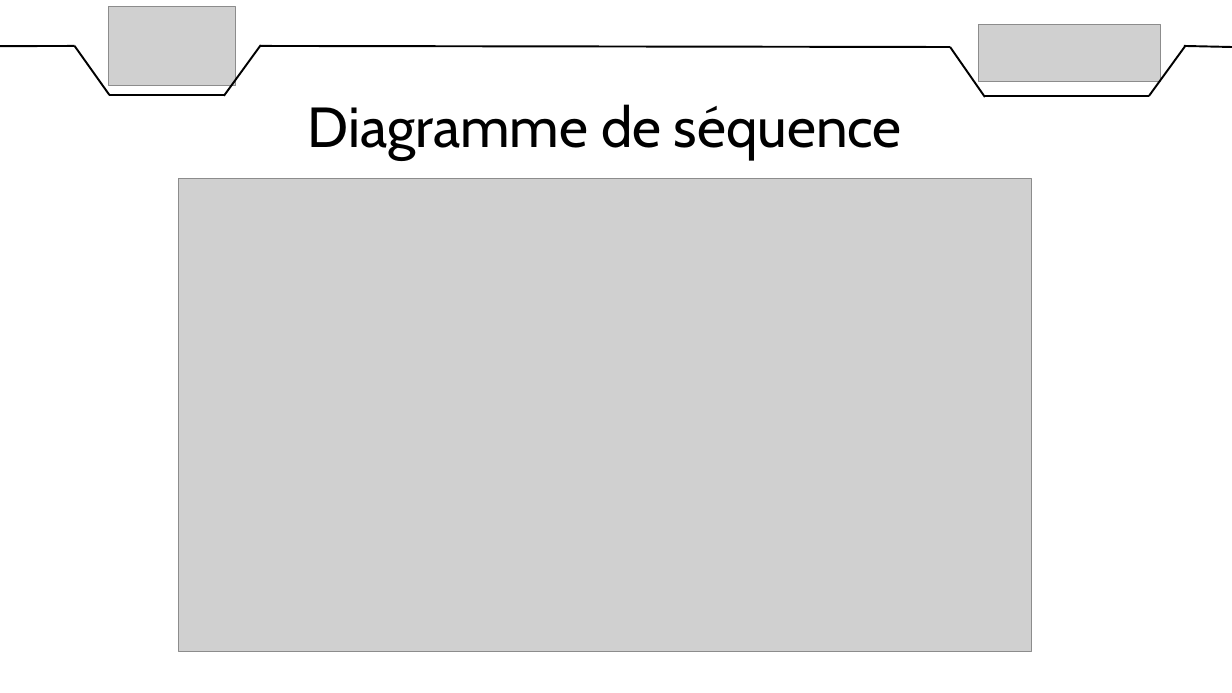
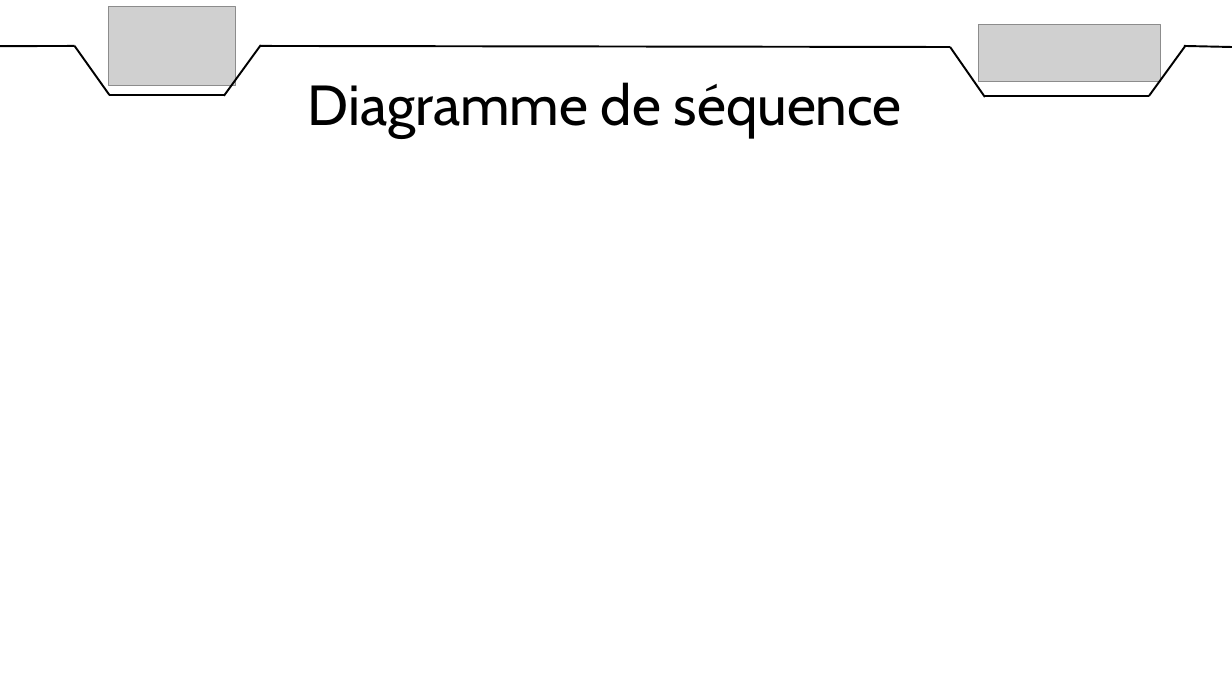
Before and after one commit to DylanChe/SupervisionSerre, a slide deck: slide 7 of oral_projet/revue_2/diaporama_revue_2_samuel.pptx (slide 6 before the commit). Drawn at 1232x693 pixels with LibreOffice and Linux fonts; fonts in the diff are those of the drawing; grey boxes stand for pictures. Boxes give left, top, right and bottom in pixels: in the first picture for what was removed or moved away, otherwise in the second. Text is boxed around its words. In the diff, an @@ line names an element or a change of style, - is before the commit and + after.

Commit message:
Maj diagrammes

```diff
--- a/oral_projet/revue_2/diaporama_revue_2_samuel.pptx
+++ b/oral_projet/revue_2/diaporama_revue_2_samuel.pptx
@@ text "Diagramme de séquence": place and size @@
-text "Diagramme de séquence" at box(308, 104, 902, 160)
+text "Diagramme de séquence" at box(308, 82, 902, 138)
@@ text "Diagramme de séquence" at box(308, 82, 902, 138): alignment centre to left @@
@@ picture removed at box(178, 178, 1031, 652) @@
```
Also in this commit, not shown: 1 slide added, 5 other files.
